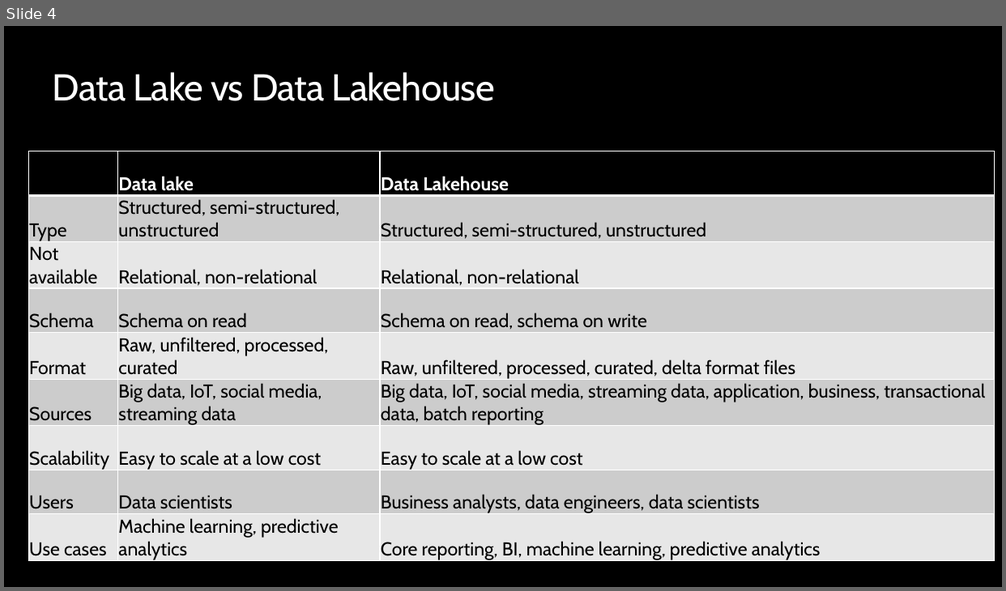
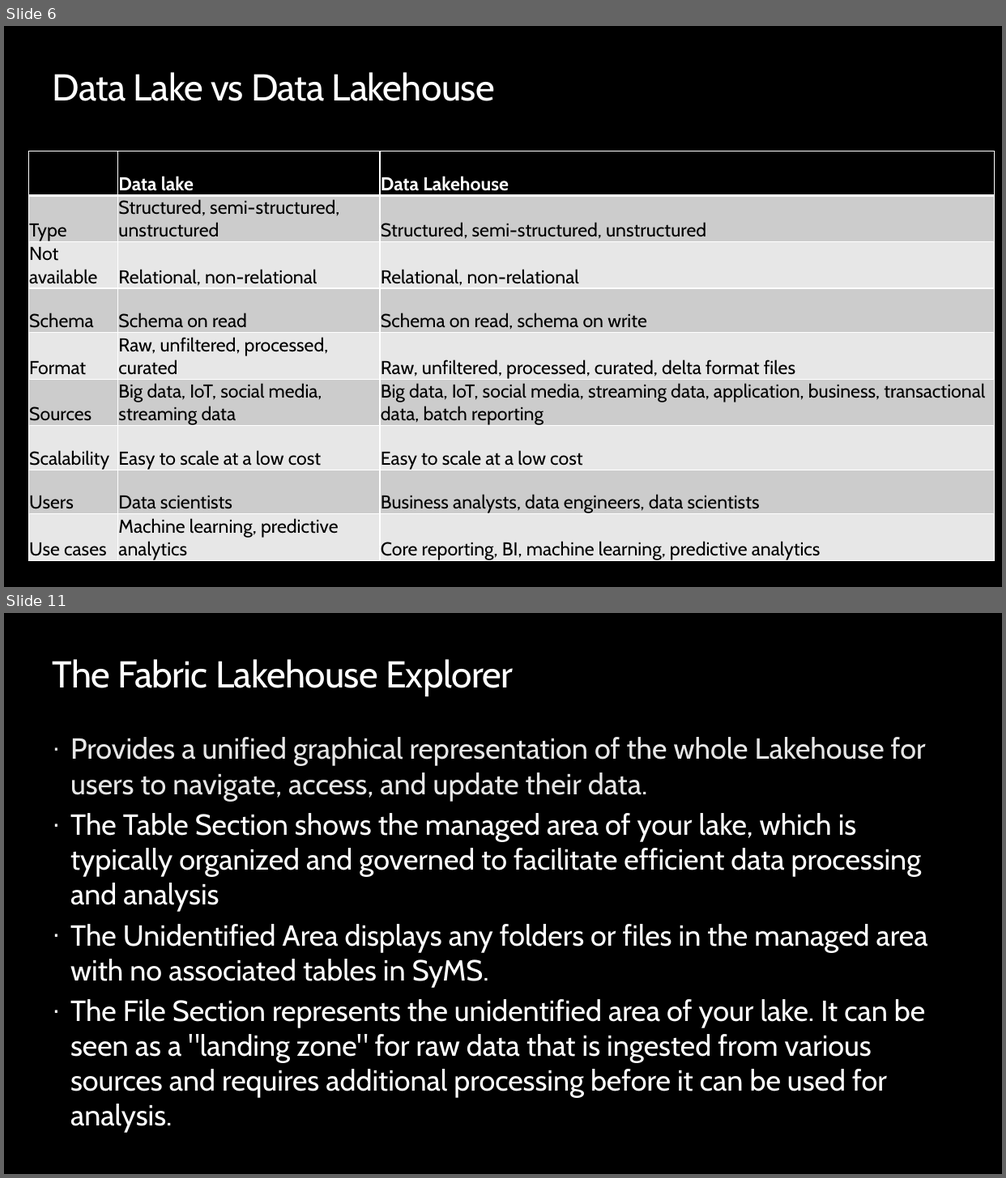
Before and after one commit to opsgility/fabric, a slide deck: slides/Dantoni-Opsgility-MSFabric-Module4.pptx. Shown one above the other, each under a label of ours: slide 4 before the commit, slides 6 and 11 after it; the slides between them are not shown. The pictures are 1006x591 and 1006x1178 pixels, drawn with LibreOffice and Linux fonts; fonts in the diff are those of the drawing; background and template pictures are left out. Boxes give left, top, right and bottom in pixels: in the first picture for what was removed or moved away, otherwise in the second. Text is boxed around its words. In the diff, an @@ line names an element or a change of style, - is before the commit and + after.

```diff
--- a/slides/Dantoni-Opsgility-MSFabric-Module4.pptx
+++ b/slides/Dantoni-Opsgility-MSFabric-Module4.pptx
@@ slide 11 added at <box>4,613,1002,1174</box>, background #000000 @@
@@ title added at <box>52,659,513,696</box>, 36 pt, text #FFFFFF @@
+The Fabric Lakehouse Explorer
@@ text added at <box>70,737,928,1133</box>, 28 pt, text #FFFFFF @@
+· Provides a unified graphical representation of the whole Lakehouse for users to navigate, access, and update their data.
+· The Table Section shows the managed area of your lake, which is typically organized and governed to facilitate efficient data processing and analysis
+· The Unidentified Area displays any folders or files in the managed area with no associated tables in SyMS.
+· The File Section represents the unidentified area of your lake. It can be seen as a "landing zone" for raw data that is ingested from various sources and requires additional processing before it can be used for analysis.
@@ what was slide 4 is now slide 6 @@
```
Also in this commit, not shown: 3 slides changed, 7 other slides added, 2 slides removed, 4 other files.
